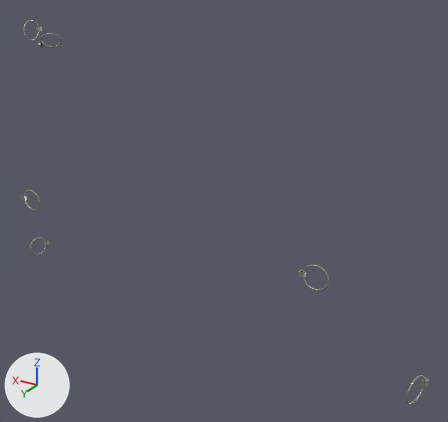
The glTF model public/parts/heater-clamps.glb, before and after one commit.
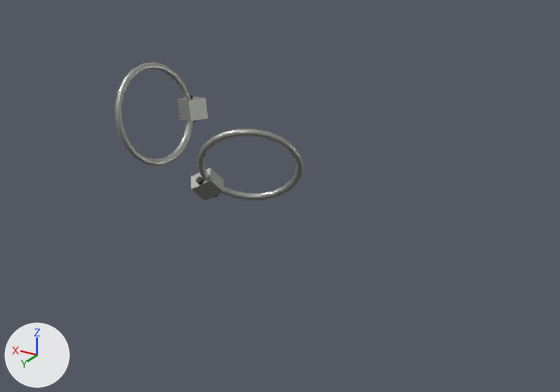
The first picture shows the older version from a 50 mm lens placed at (-479.0, 362.0, 199.0), pointed at (-64.0, -331.0, -147.0). The close-ups show the older and then the newer version on the part from 0% to 25% of the width and 2% to 20% of the height of that picture. Only the edits that show in the close-ups are written down. The lights are fixed; the arrows at lower left show +X, +Y and +Z.
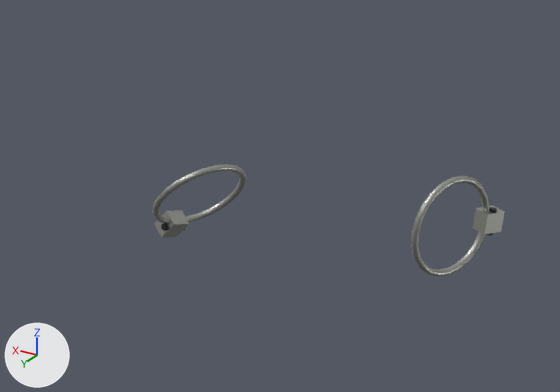
Changed parts and their boxes (x1, y1, x2, y2) in the close-ups (560 x 392 px):
```json
{"object": "Mesh_0.003", "change": "moved, turned", "before": [191, 129, 303, 201], "after": [411, 176, 505, 277]}
{"object": "Mesh_0.002", "change": "moved, turned", "before": [115, 62, 208, 166], "after": [153, 164, 246, 237]}
{"object": "Mesh_1.003", "change": "moved, turned", "before": [196, 177, 218, 197], "after": [486, 207, 497, 236]}
{"object": "Mesh_1.002", "change": "moved, turned", "before": [190, 95, 195, 122], "after": [161, 224, 185, 231]}
```

Edits to the scene script, one JSON object a line:
```json
{"op": "set", "path": "ob_mesh_0_002.location", "old": "(367.0, -412.2, 64.0)", "new": "(347.9, -406.8, 37.47)"}
{"op": "set", "path": "ob_mesh_0_002.rotation_euler", "old": "(-1.571, 0.0, -1.571)", "new": "(-2.992, 0.657, 0.092)", "note": "degrees (-90, 0, -90) -> degrees (-171, 38, 5.3)"}
{"op": "set", "path": "ob_mesh_0_003.location", "old": "(314.9, -399.3, 51.17)", "new": "(231.7, -409.2, 37.28)"}
{"op": "set", "path": "ob_mesh_0_003.rotation_euler", "old": "(-2.376, 0.394, 0.353)", "new": "(1.885, 0.0107, -1.604)", "note": "degrees (-136, 23, 20) -> degrees (108, 0.6, -92)"}
{"op": "set", "path": "ob_mesh_1_002.location", "old": "(368.2, -427.7, 64.0)", "new": "(359.4, -405.6, 27.05)"}
{"op": "set", "path": "ob_mesh_1_002.rotation_euler", "old": "(-1.571, 0.0, -1.571)", "new": "(-2.992, 0.657, 0.092)", "note": "degrees (-90, 0, -90) -> degrees (-171, 38, 5.3)"}
{"op": "set", "path": "ob_mesh_1_003.location", "old": "(327.7, -393.7, 44.41)", "new": "(230.1, -424.6, 36.74)"}
{"op": "set", "path": "ob_mesh_1_003.rotation_euler", "old": "(-2.376, 0.394, 0.353)", "new": "(1.885, 0.0107, -1.604)", "note": "degrees (-136, 23, 20) -> degrees (108, 0.6, -92)"}
```
